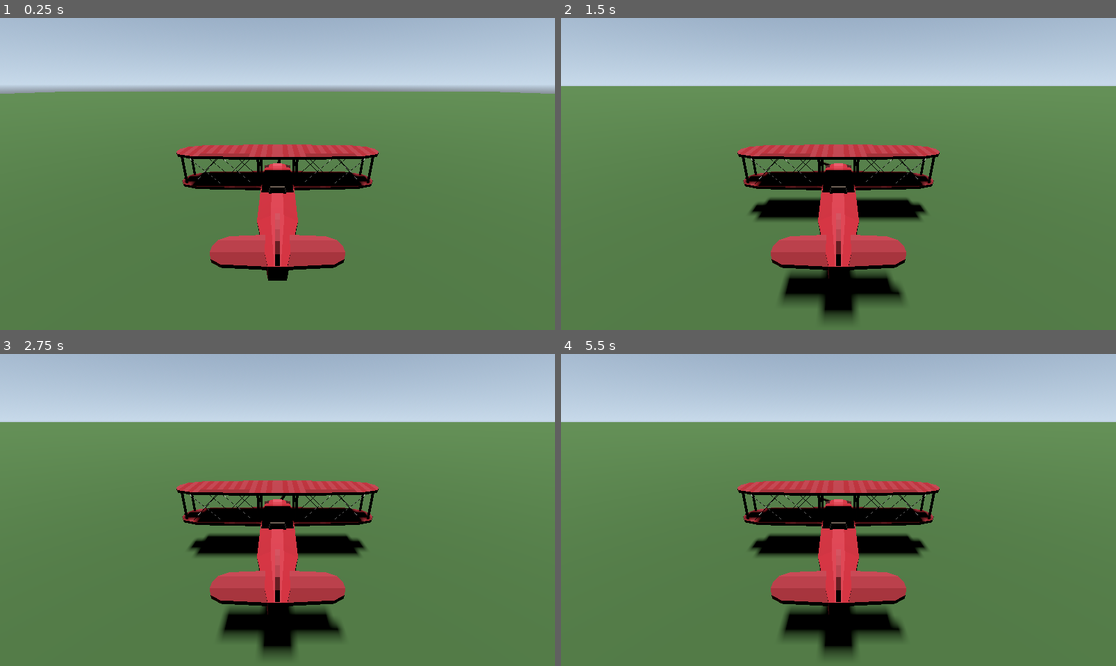
Above: before the commit, frames 1-4 (two rows, left to right).
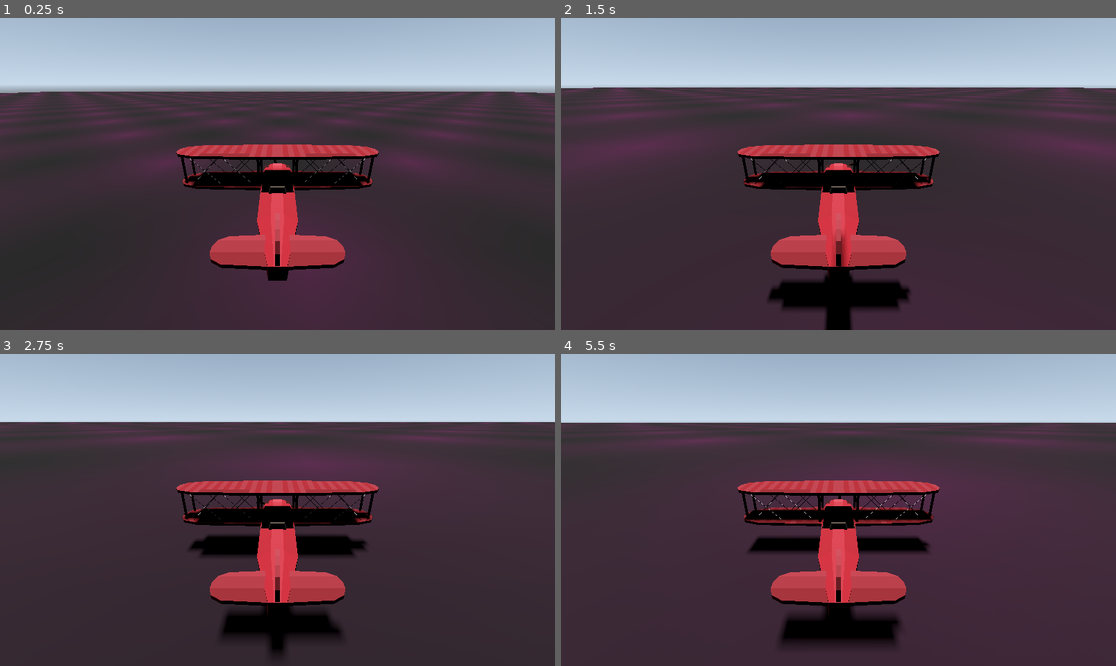
Above: after the commit, the same moments.

Repository: EZ-Tutorial/PlanEZ
Game: Godot game, scene res://Scenes/main.tscn
Same seed, same stepped clock (60 frames per second), same inputs: the game is played once before the commit and once after it.
Inputs:
- Up to frame 1 (0.25 s): no input
- Up to frame 2 (1.5 s): hold W 0.53-1.28 s
- Up to frame 3 (2.75 s): hold W from 2.03 s (still down)
- Up to frame 4 (5.5 s): release W at 3.53 s

The runs differ from the first frame. In frame 1, 69% of the frame differs, in the area x 0-100%, y 23-100%; in frame 2, 70%, in the area x 0-100%, y 21-100%; in frame 3, 69%; in frame 4, 69%.

Commit message:
movement avec Z + vitesse de l'animation adapté

Diff:
--- a/Planes/plane.gd
+++ b/Planes/plane.gd
@@ -1,23 +1,46 @@
 extends CharacterBody3D
 
-# Vitesse de l'avion (unités par seconde)
-var speed := 10.0
+# Vitesse de l'avion (unités par seconde) — en float pour que delta s'accumule
+var max_speed : float = 100.0
+var current_speed : float = 0.0
+var acceleration : float = 20.0
+var deceleration : float = 10.0
 
-var gravity : float = 9.8
+var animation_multiplier : float = 4
+var max_animation_speed : float = 10.0
+
+# Gravité forte pour chute nette (ne pas dépendre de is_on_floor)
+var gravity : float = 198.0
 
 
 func _physics_process(delta: float) -> void:
+
+
+
 	# Si on appuie sur Z (physiquement la touche W sur le clavier)
-	# if Input.is_physical_key_pressed(KEY_W):
-	# 	# -Z local = "devant" en Godot 3D
-	# 	velocity = -transform.basis.z * speed
-	# else:
-	# 	# Pas de touche = on s'arrête doucement
-	# 	velocity = velocity.move_toward(Vector3.ZERO, speed * delta)
+	if Input.is_physical_key_pressed(KEY_W):
+		# -Z local = "devant" en Godot 3D
+		current_speed += acceleration * delta
+		current_speed = clamp(current_speed, 0, max_speed)
+	else:
+		# Pas de touche = on s'arrête doucement
+		current_speed -= deceleration * delta
+		current_speed = clamp(current_speed, 0, max_speed)
 
+	# Mettre à jour la vélocité avant l'affichage pour que le déplacement soit effectif
+	velocity = -transform.basis.z * current_speed
+
+	print("Current speed: ", current_speed)
+
+	# Vitesse de l'animation de l'hélice = current_speed (plus on va vite, plus l'hélice tourne)
+	var animation_player := $AnimationPlayer
+	if animation_player.has_animation("propeller_rotation"):
+		animation_player.play("propeller_rotation")
+		animation_player.speed_scale = clamp(current_speed, 1, max_animation_speed) * animation_multiplier  # clamp pour que la vitesse reste dans l'intervalle désiré
+
+	# gravity
 	if not is_on_floor():
 		velocity.y -= gravity * delta
-		print("Gravity applied: ", velocity.y)
 
 	# Applique le mouvement
 	move_and_slide()
--- a/Scenes/main.tscn
+++ b/Scenes/main.tscn
@@ -21,9 +21,14 @@
 [sub_resource type="PlaneMesh" id="PlaneMesh_floor"]
 size = Vector2(500, 500)
 
+[sub_resource type="CompressedTexture2D" id="CompressedTexture2D_jjgbg"]
+
 [sub_resource type="StandardMaterial3D" id="StandardMaterial3D_floor"]
 albedo_color = Color(0.22, 0.35, 0.18, 1)
+albedo_texture = SubResource("CompressedTexture2D_jjgbg")
 roughness = 0.9
+uv1_scale = Vector3(10, 10, 10)
+uv1_offset = Vector3(-0.15, 0.47, 0)
 
 [node name="Main" type="Node3D" unique_id=678830766]
 
Not shown, changed: .gitignore
